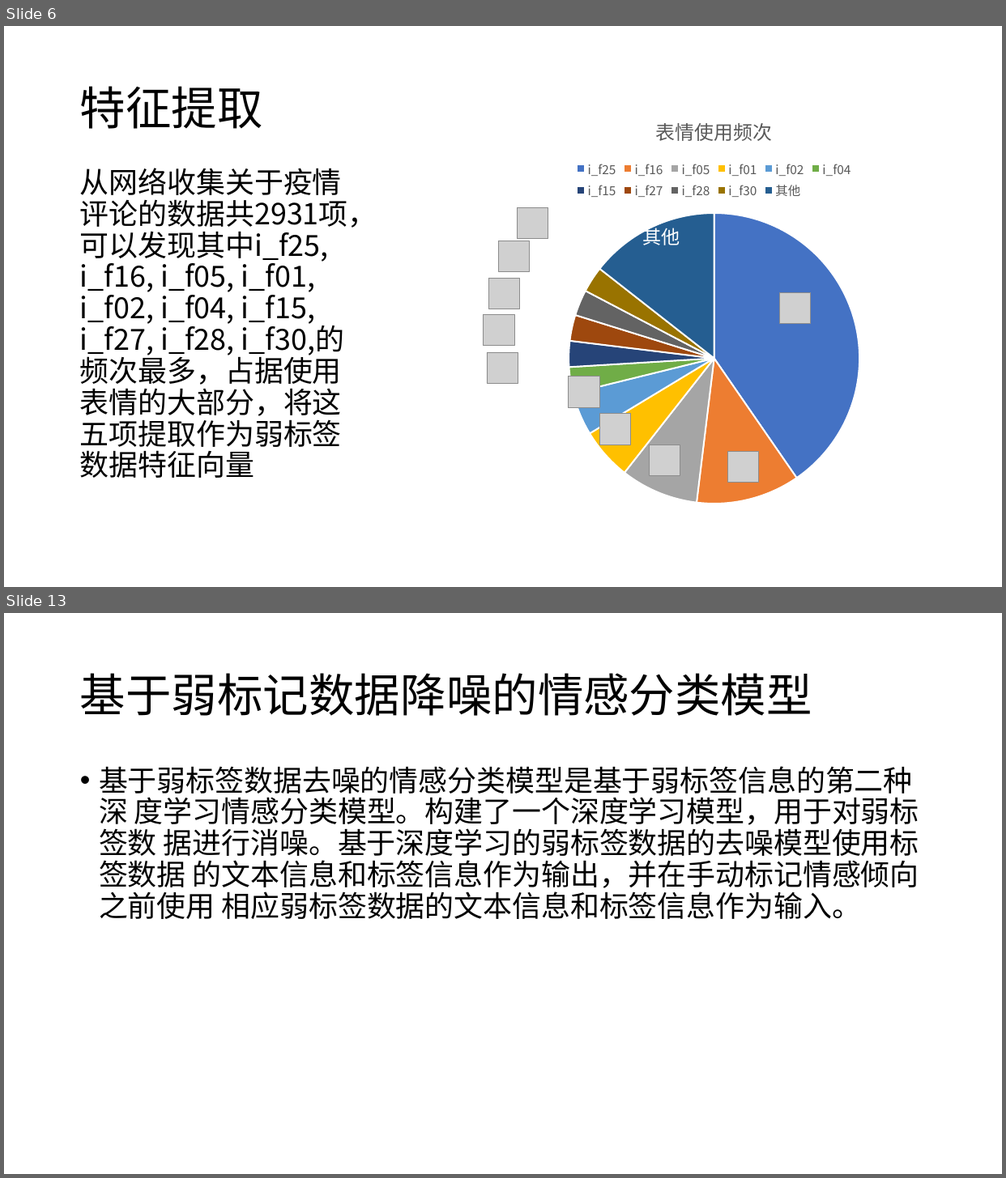
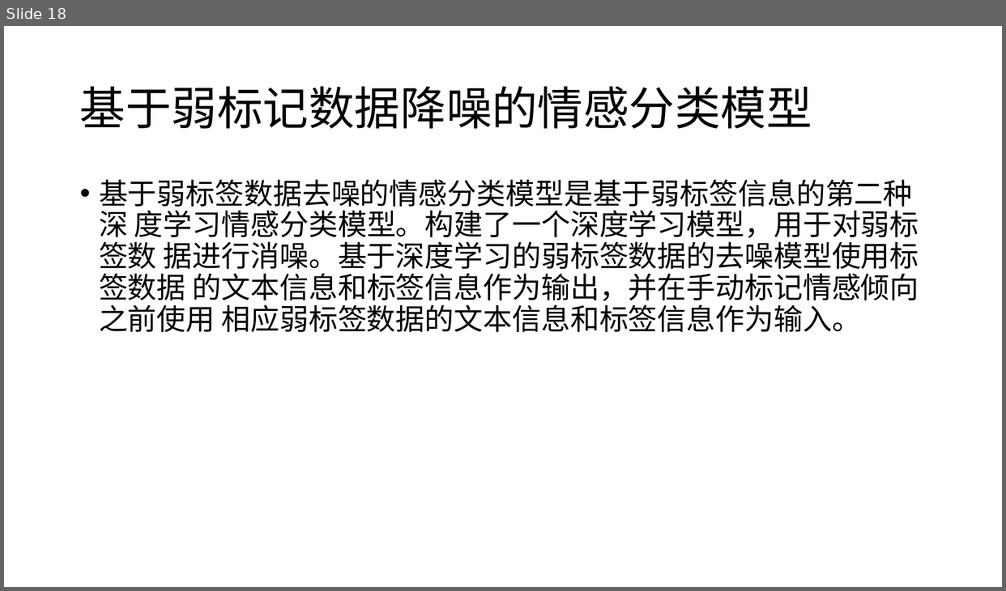
Before and after one commit to XinLin-cs/Dev_Note, a slide deck: COVID-19 Sentiment based on Weak Tagging Information/开题报告.pptx. Shown one above the other, each under a label of ours: slides 6 and 13 before the commit, slide 18 after it; the slides between them are not shown. The pictures are 1006x1178 and 1006x591 pixels, drawn with LibreOffice and Linux fonts; fonts in the diff are those of the drawing; grey boxes stand for pictures. Boxes give left, top, right and bottom in pixels: in the first picture for what was removed or moved away, otherwise in the second. Text is boxed around its words. In the diff, an @@ line names an element or a change of style, - is before the commit and + after.

```diff
--- a/COVID-19 Sentiment based on Weak Tagging Information/开题报告.pptx
+++ b/COVID-19 Sentiment based on Weak Tagging Information/开题报告.pptx
@@ slide 6 removed at bbox=[4, 26, 1002, 587], background #FFFFFF @@
@@ title removed at bbox=[80, 86, 263, 129] @@
-特征提取
@@ pie chart removed at bbox=[464, 100, 964, 515] @@
-title "表情使用频次 "
-categories: i_f25, i_f16, i_f05, i_f01, i_f02, i_f04, i_f15, i_f27, i_f28, i_f30, 其他
-Series 1: 40, 12, 9, 6, 5, 3, 3, 3, 3, 3, 14
@@ text removed at bbox=[80, 168, 377, 478] @@
-从网络收集关于疫情评论的数据共2931项，可以发现其中i_f25, i_f16, i_f05, i_f01, i_f02, i_f04, i_f15, i_f27, i_f28, i_f30,的频次最多，占据使用表情的大部分，将这五项提取作为弱标签数据特征向量
@@ picture removed at bbox=[517, 208, 548, 239] @@
@@ picture removed at bbox=[499, 241, 530, 272] @@
@@ text removed at bbox=[643, 225, 680, 246] @@
-其他
@@ picture removed at bbox=[489, 278, 521, 310] @@
@@ picture removed at bbox=[780, 292, 811, 324] @@
@@ picture removed at bbox=[484, 315, 514, 347] @@
@@ picture removed at bbox=[487, 352, 518, 384] @@
@@ picture removed at bbox=[569, 377, 600, 408] @@
@@ picture removed at bbox=[600, 414, 632, 446] @@
@@ picture removed at bbox=[650, 446, 681, 476] @@
@@ picture removed at bbox=[728, 451, 760, 483] @@
@@ what was slide 13 is now slide 18 @@
```
Also in this commit, not shown: 12 slides changed, 10 slides added, 2 other slides removed.
